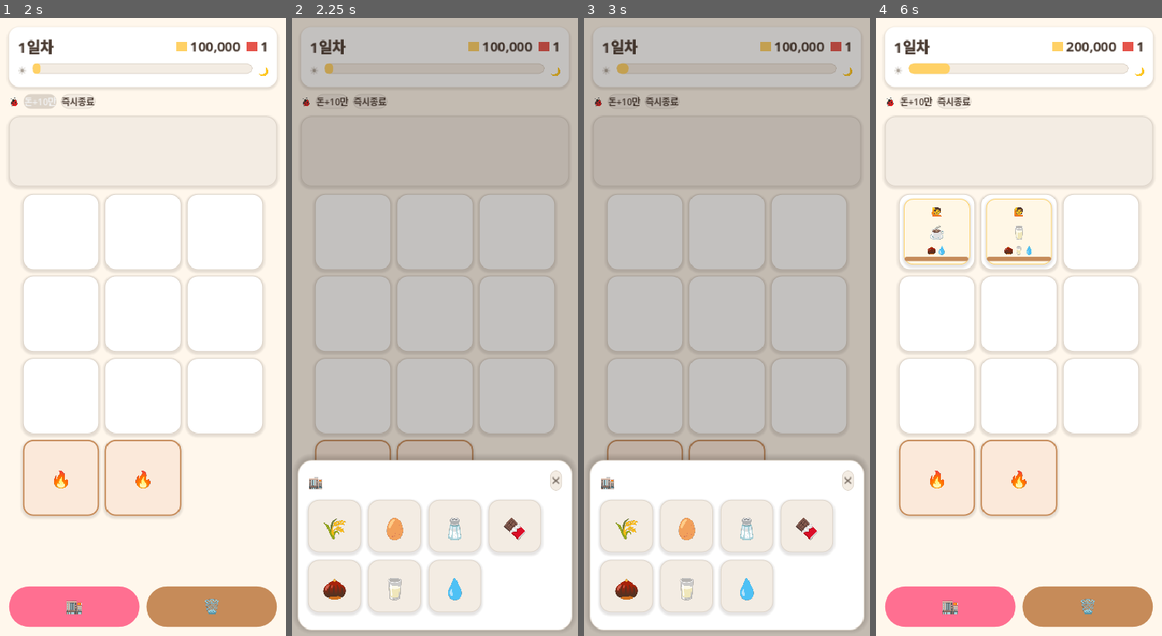
Above: before the commit, frames 1-4 (left to right).
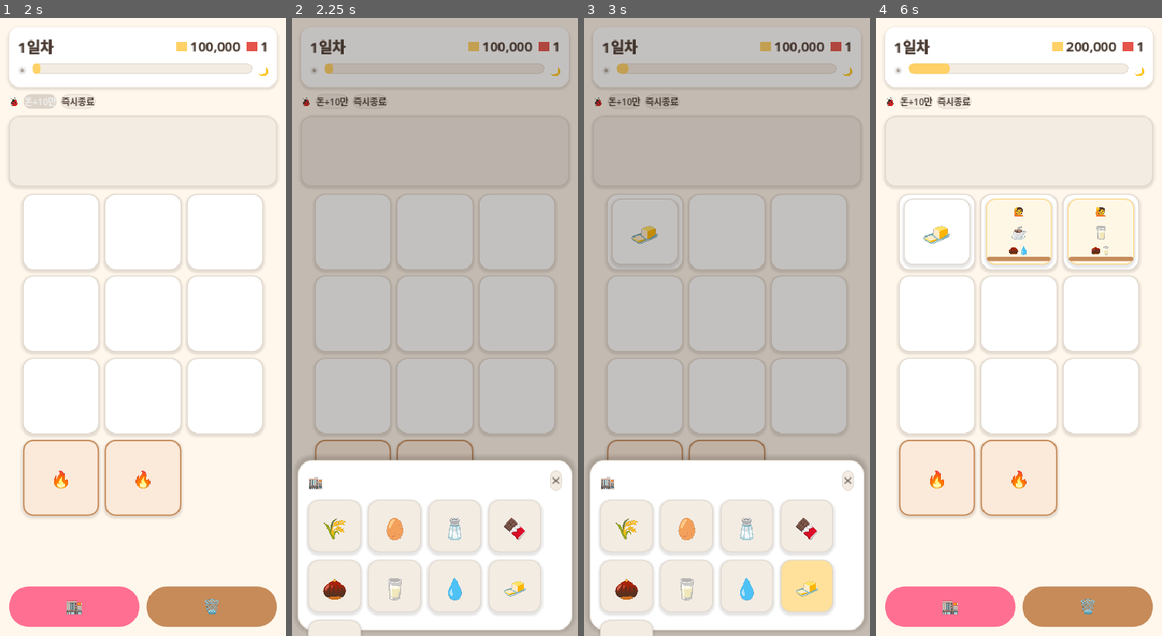
Above: after the commit, the same moments.

Repository: yellyB/game-slot-kitchen
Game: Godot game, scene res://scenes/Main.tscn
Two runs of this game, one before a commit and one after it. Both use one fixed random seed, a clock stepped at 60 frames per second and the inputs below.
Inputs:
- Up to frame 1 (2 s): click "시작" at 0.5 s; click "돈+10만" at 1.25 s
- Up to frame 2 (2.25 s): click "🏬" at 2 s
- Up to frame 3 (3 s): click "🗑️" at 2.75 s
- Up to frame 4 (6 s): click "✕" at 3.5 s; click "돈+10만" at 4.25 s; click "📋" at 5 s; click "📋" at 5.75 s

Frame 1 is identical in both runs. In frame 2, 2.0% of the frame differs, in the area x 5-88%, y 87-100%; in frame 3, 2.3%; in frame 4, 5.1%, in the area x 9-91%, y 29-41%.

Commit message:
레시피 재정비: 재료 다양화 + 버터·크림 추가
- 도넛 기본 = 밀가루+계란 (글레이즈드=+설탕, 초코=+초콜릿)
- 와플 = 밀가루+우유+버터 (id cream→waffle)
- 케이크 = 밀가루+크림+설탕+초콜릿
- 라떼 = 원두+우유 (물 제거, 커피와 대칭)
- 재료 추가: 버터🧈, 크림🍦

Co-Authored-By: Claude Opus 4.8 (1M context) <noreply@anthropic.com>

Diff:
--- a/data/ingredients.gd
+++ b/data/ingredients.gd
@@ -11,6 +11,8 @@
 	"bean":      {"name": "원두",   "icon": "🌰", "unlocked": true},
 	"milk":      {"name": "우유",   "icon": "🥛", "unlocked": true},
 	"water":     {"name": "물",     "icon": "💧", "unlocked": true},
+	"butter":    {"name": "버터",   "icon": "🧈", "unlocked": true},
+	"cream":     {"name": "크림",   "icon": "🍦", "unlocked": true},
 }
 
 ## 해금된 재료 id 목록 (표시 순서 유지).
--- a/data/recipes.gd
+++ b/data/recipes.gd
@@ -8,11 +8,11 @@
 ## (카테고리 tag는 아직 안 넣음 — 카테고리 버프 설계 시 추가)
 const ALL := {
 	"coffee":  {"name": "커피",     "icon": "☕", "ingredients": ["bean", "water"], "cook_time": 3.0, "price": 1,  "tier": 1},
-	"latte":   {"name": "라떼",     "icon": "🥛", "ingredients": ["bean", "milk", "water"], "cook_time": 4.0, "price": 3,  "tier": 2},
+	"latte":   {"name": "라떼",     "icon": "🥛", "ingredients": ["bean", "milk"], "cook_time": 4.0, "price": 3,  "tier": 2},
 	"glazed":  {"name": "글레이즈드", "icon": "🍩", "ingredients": ["flour", "egg", "sugar"], "cook_time": 5.0, "price": 6,  "tier": 3},
 	"choco":   {"name": "초코도넛",  "icon": "🍪", "ingredients": ["flour", "egg", "chocolate"], "cook_time": 5.0, "price": 10, "tier": 4},
-	"cream":   {"name": "와플",     "icon": "🧇", "ingredients": ["flour", "egg", "milk"], "cook_time": 6.0, "price": 18, "tier": 5},
-	"special": {"name": "케이크",    "icon": "🍰", "ingredients": ["flour", "egg", "chocolate", "milk"], "cook_time": 7.0, "price": 30, "tier": 6},
+	"waffle":  {"name": "와플",     "icon": "🧇", "ingredients": ["flour", "milk", "butter"], "cook_time": 6.0, "price": 18, "tier": 5},
+	"special": {"name": "케이크",    "icon": "🍰", "ingredients": ["flour", "cream", "sugar", "chocolate"], "cook_time": 7.0, "price": 30, "tier": 6},
 }
 
 static func all_ids() -> Array:
